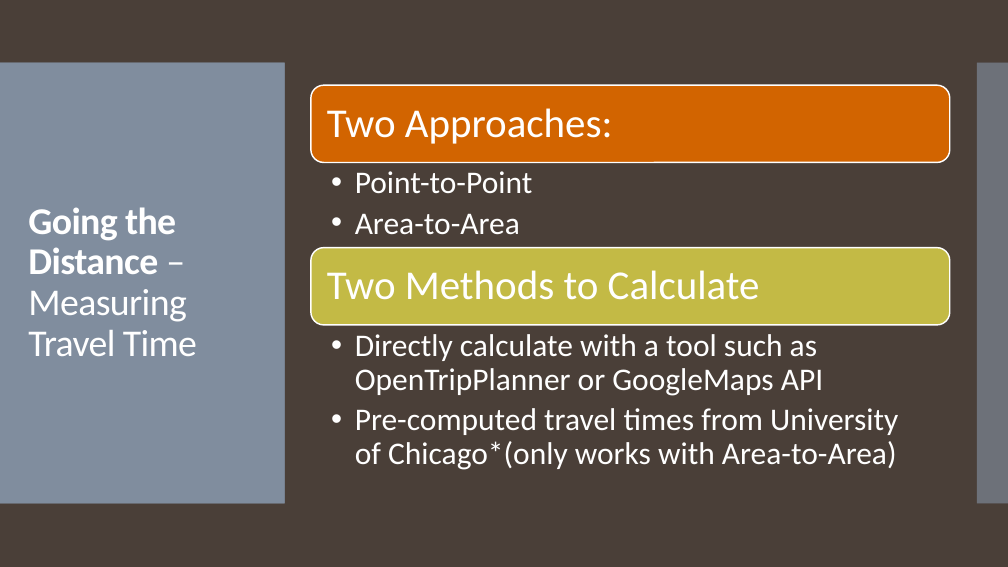
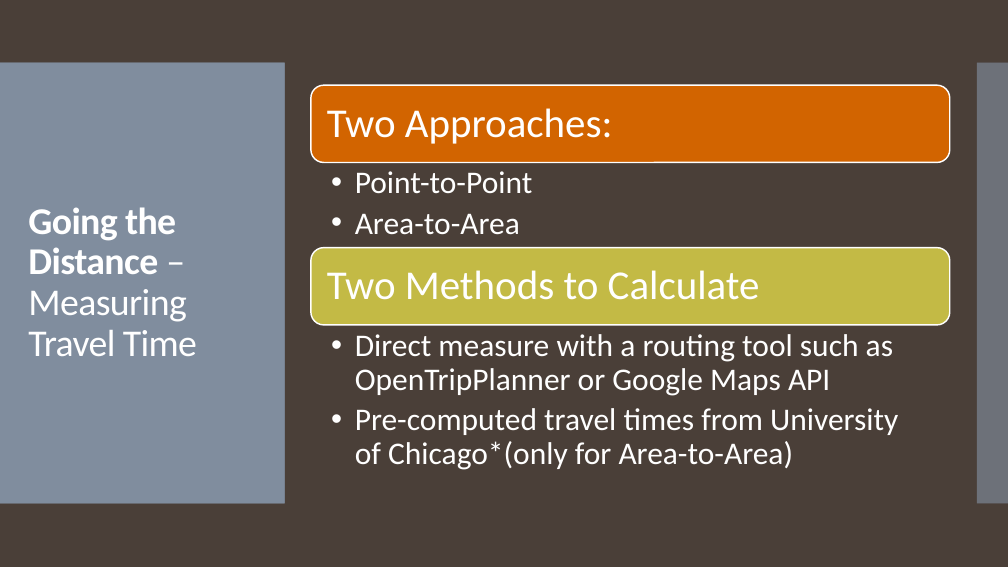
Before and after one commit to jwattier/nycdsa_ccc_nyc, a slide deck: slide 9 of Better Together CCC NYC.pptx. Drawn at 1008x567 pixels with LibreOffice and Linux fonts; fonts in the diff are those of the drawing. Boxes give left, top, right and bottom in pixels: in the first picture for what was removed or moved away, otherwise in the second. Text is boxed around its words. In the diff, an @@ line names an element or a change of style, - is before the commit and + after.

```diff
--- a/Better Together CCC NYC.pptx
+++ b/Better Together CCC NYC.pptx
@@ text at bbox=[355, 334, 898, 470]: text changed @@
-  • Directly calculate with a tool such as OpenTripPlanner or GoogleMaps API
-  • Pre-computed travel times from University of Chicago*(only works with Area-to-Area)
+  • Direct measure with a routing tool such as OpenTripPlanner or Google Maps API
+  • Pre-computed travel times from University of Chicago*(only for Area-to-Area)
```
Also in this commit, not shown: 1 other slide changed, 3 other files.
